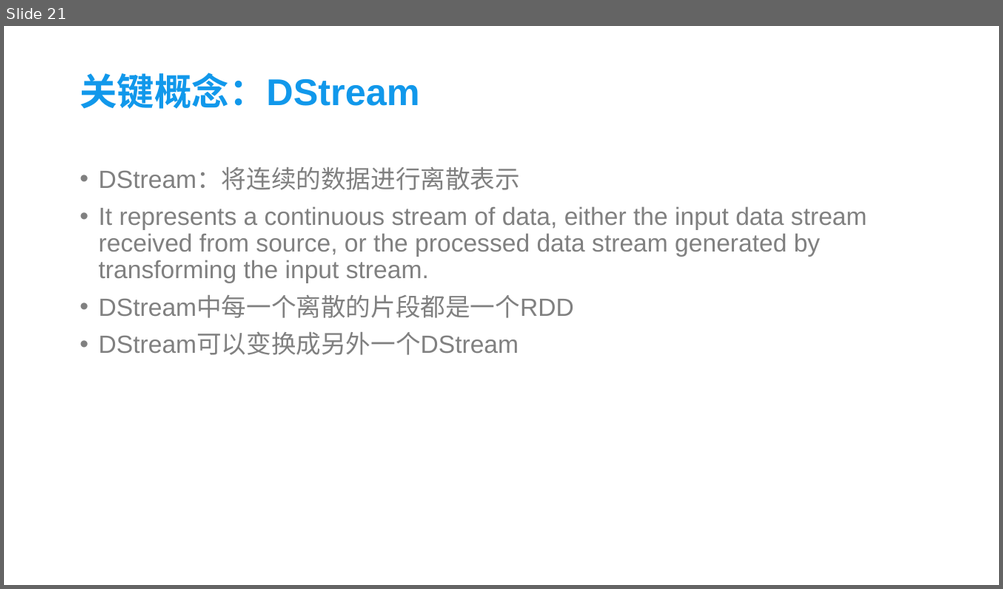
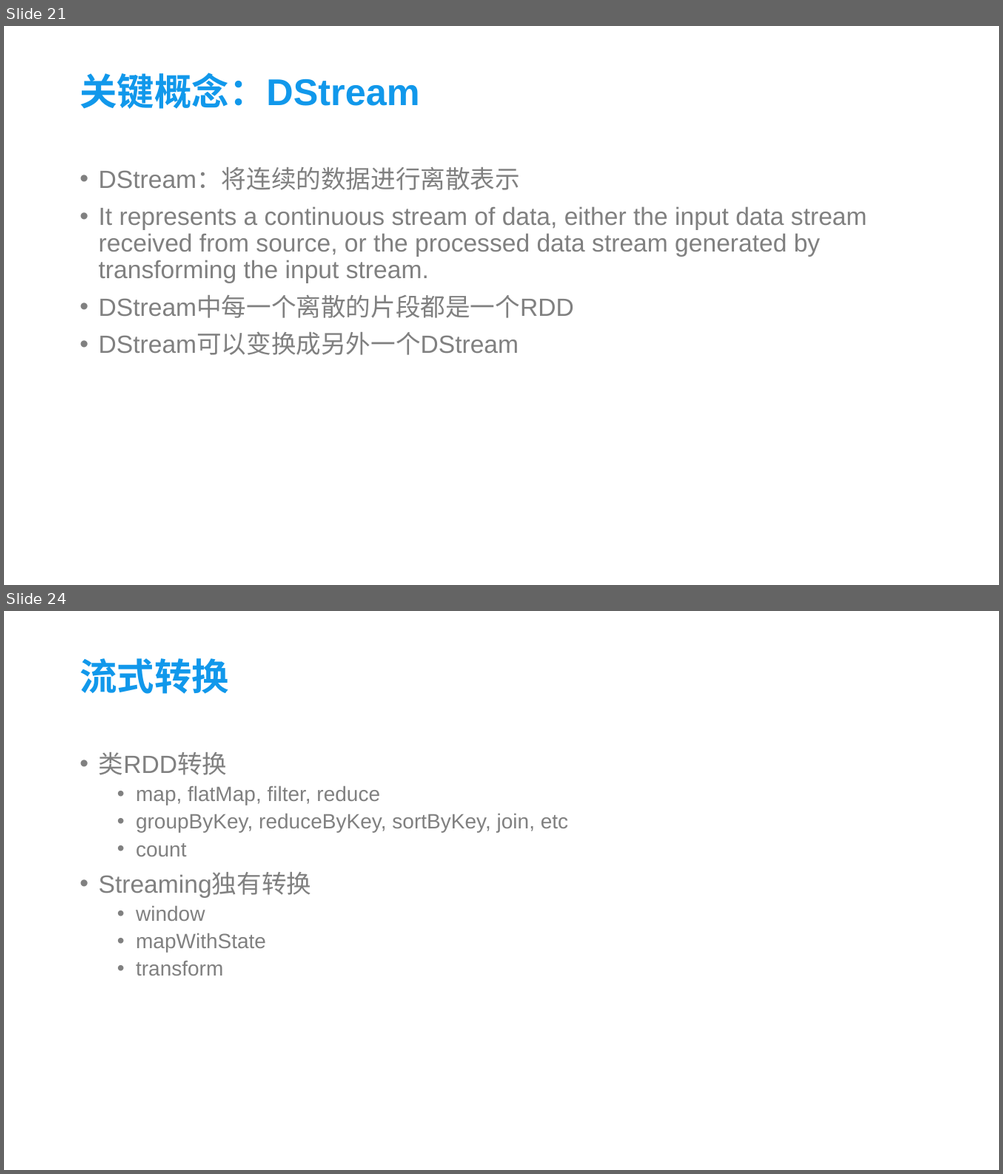
Before and after one commit to xrw560/knowledge-store, a slide deck: cusppt/spark.pptx. Shown one above the other, each under a label of ours: slide 21 before the commit, slides 21 and 24 after it; the slides between them are not shown. The pictures are 1003x589 and 1003x1174 pixels, drawn with LibreOffice and Linux fonts; fonts in the diff are those of the drawing; background and template pictures are left out. Boxes give left, top, right and bottom in pixels: in the first picture for what was removed or moved away, otherwise in the second. Text is boxed around its words. In the diff, an @@ line names an element or a change of style, - is before the commit and + after.

```diff
--- a/cusppt/spark.pptx
+++ b/cusppt/spark.pptx
@@ slide 24 added at box(4, 611, 999, 1170), background picture (left out) @@
@@ title added at box(79, 658, 229, 694), 36 pt, text #1198EB, bold @@
+流式转换
@@ text added at box(99, 752, 568, 976), 20 pt, text #808080 @@
+• 类RDD转换
+  • map, flatMap, filter, reduce
+  • groupByKey, reduceByKey, sortByKey, join, etc
+  • count
+• Streaming独有转换
+  • window
+  • mapWithState
+  • transform
```
Also in this commit, not shown: 1 slide changed, 7 other slides added, 2 other files.
